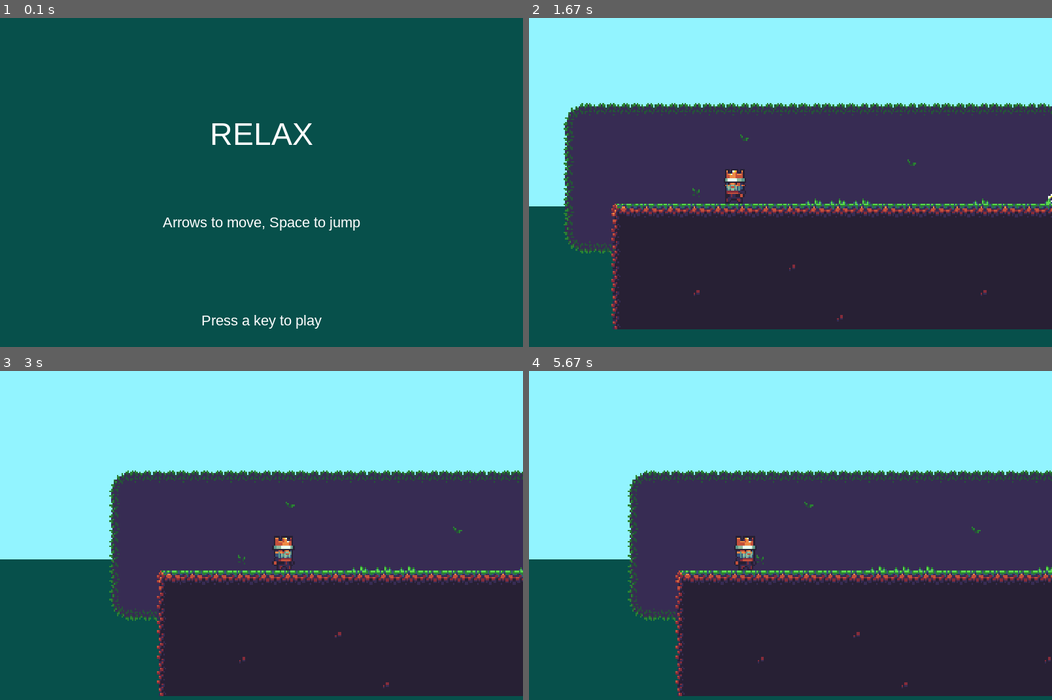
Above: before the commit, frames 1-4 (two rows, left to right).
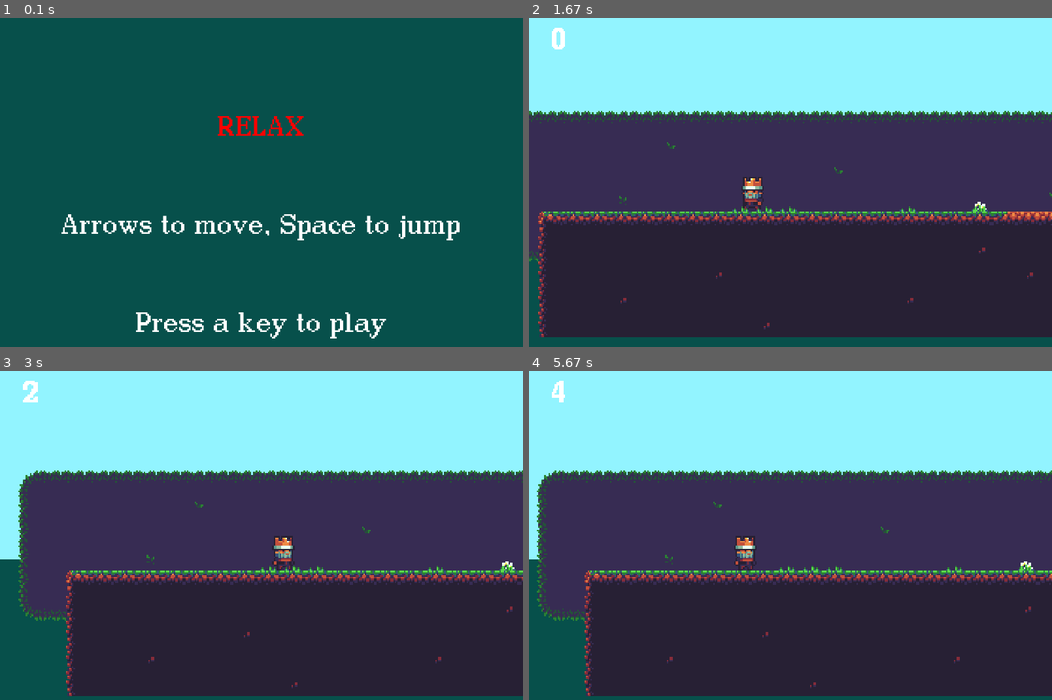
Above: after the commit, the same moments.

Repository: paprico-scar/pygameproject
Game: pygame game, started from lvl_1.py
Two runs of this game, one before a commit and one after it. Both use one fixed random seed, a clock stepped at 60 frames per second and the inputs below.
Inputs:
- Up to frame 1 (0.1 s): no input
- Up to frame 2 (1.67 s): hold Right 0.33-0.8 s; hold Right 0.83-1.3 s; hold Left from 1.33 s (still down)
- Up to frame 3 (3 s): release Left at 1.87 s; hold Left 1.9-2.3 s; hold Right 2.33-2.97 s
- Up to frame 4 (5.67 s): hold Left 3-3.47 s; hold Right 3.5-3.97 s; hold Right 4-4.47 s; hold Left 4.5-5.03 s; hold Left 5.07-5.47 s; hold Right from 5.5 s (still down)

The runs differ from the first frame. In frame 1, 3.5% of the frame differs, in the area x 11-88%, y 29-98%; in frame 2, 19%, in the area x 0-100%, y 2-98%; in frame 3, 17%; in frame 4, 17%.

Commit message:
Счет и все возомжные варианты смерти + эран конца игры + шрифты для игры

Diff:
--- /dev/null
+++ b/data/font/COPYRIGHT.txt
@@ -0,0 +1 @@
+HeavenCastro
--- a/lvl_1.py
+++ b/lvl_1.py
@@ -14,6 +14,8 @@
 player_y_momentum = 0
 air_timer = 0
 true_scroll = [0, 0]
+# font
+font = pygame.font.Font('data/font/Dico.ttf', 20)
 
 
 def load_map(path):
@@ -66,7 +68,8 @@
 game_map_bg = load_map('lvl_1_bg')
 
 # player
-player_rect = pygame.Rect(100, 100, 17, 22)
+sprite = pygame.sprite.Sprite()
+player_rect = pygame.Rect(150, 20, 17, 22)
 
 # environment
 # grass
@@ -121,7 +124,7 @@
 topleft_bg = pygame.image.load('data/tailes/background/topleft_bg.png')
 topright_bg = pygame.image.load('data/tailes/background/topright_bg.png')
 bottomright_bg = pygame.image.load('data/tailes/background/bottomright_bg.png')
-bottomleft_bg =  pygame.image.load('data/tailes/background/bottomleft_bg.png')
+bottomleft_bg = pygame.image.load('data/tailes/background/bottomleft_bg.png')
 bg.set_colorkey(WHITE)
 top_bg_grass.set_colorkey(WHITE)
 topright_bg_grass.set_colorkey(WHITE)
@@ -137,7 +140,9 @@
 topright_bg.set_colorkey(WHITE)
 bottomright_bg.set_colorkey(WHITE)
 bottomleft_bg.set_colorkey(WHITE)
-
+# spike
+spike = pygame.image.load('data/tailes/spike.png')
+spike.set_colorkey(WHITE)
 
 TILE_SIZE = top_grass.get_width()
 running = True
@@ -146,16 +151,19 @@
 
 def collision_test(rect, tiles):
     hit_list = []
-    for tile in tiles:
-        if rect.colliderect(tile):
-            hit_list.append(tile)
-    return hit_list
+    test = True
+    for i, tile in tiles.items():
+        if rect.colliderect(tile[0]):
+            hit_list.append(tile[0])
+            if rect.colliderect(tile[0]) and tile[1] == 'M':
+                test = False
+    return hit_list, test
 
 
 def move(rect, movement, tiles):
     collision_types = {'top': False, 'bottom': False, 'right': False, 'left': False}
     rect.x += movement[0]
-    hit_list = collision_test(rect, tiles)
+    hit_list, test = collision_test(rect, tiles)
     for tile in hit_list:
         if movement[0] > 0:
             rect.right = tile.left
@@ -164,7 +172,7 @@
             rect.left = tile.right
             collision_types['left'] = True
     rect.y += movement[1]
-    hit_list = collision_test(rect, tiles)
+    hit_list, test = collision_test(rect, tiles)
     for tile in hit_list:
         if movement[1] > 0:
             rect.bottom = tile.top
@@ -172,12 +180,10 @@
         elif movement[1] < 0:
             rect.top = tile.bottom
             collision_types['top'] = True
-    return rect, collision_types
-
-
-def draw_text(text, size, color, x, y, screen):
-    font_name = 'arial'
-    font = pygame.font.SysFont(font_name, size)
+    return rect, collision_types, test
+
+
+def draw_text(text, color, x, y, screen, font):
     text_surface = font.render(text, True, color)
     text_rect = text_surface.get_rect()
     text_rect.midtop = (x, y)
@@ -186,10 +192,11 @@
 
 def show_start_screen(sc):
     # game splash/start screen
+    font = pygame.font.Font('data/font/Dico.ttf', 40)
     sc.fill(BGCOLOR)
-    draw_text(WINDOW_TITLE, 48, WHITE, WIDTH / 2, HEIGHT / 4, sc)
-    draw_text("Arrows to move, Space to jump", 22, WHITE, WIDTH / 2, HEIGHT / 2, sc)
-    draw_text("Press a key to play", 22, WHITE, WIDTH / 2, HEIGHT * 3 / 4, sc)
+    draw_text(WINDOW_TITLE, RED, WIDTH / 2, HEIGHT / 4, sc, font)
+    draw_text("Arrows to move, Space to jump", WHITE, WIDTH / 2, HEIGHT / 2, sc, font)
+    draw_text("Press a key to play", WHITE, WIDTH / 2, HEIGHT * 3 / 4, sc, font)
     pygame.display.flip()
     wait_for_key()
 
@@ -197,36 +204,47 @@
 # Надо реализоваить эту функцию
 def show_go_screen(sc):
     # game over/continue
+    font = pygame.font.Font('data/font/Dico.ttf', 40)
     global running
-    if not running:
+    if running:
         return
     sc.fill(BGCOLOR)
-    draw_text("GAME OVER", 48, WHITE, WIDTH / 2, HEIGHT / 4, sc)
-    draw_text("Score: ", 22, WHITE, WIDTH / 2, HEIGHT / 2, sc)
-    draw_text("Press a key to play again", 22, WHITE, WIDTH / 2, HEIGHT * 3 / 4, sc)
+    draw_text("GAME OVER", WHITE, WIDTH / 2, HEIGHT / 4, sc, font)
+    draw_text("Score: ", WHITE, WIDTH / 2, HEIGHT / 2, sc, font)
+    draw_text("Press a key to play again", WHITE, WIDTH / 2, HEIGHT * 3 / 4, sc, font)
     pygame.display.flip()
     wait_for_key()
 
 
 def wait_for_key():
     waiting = True
-    global clock
-    global running
+    global clock, running, playing, moving_right, moving_left, player_rect, another_air_timer, score_timer
     while waiting:
         clock.tick(FPS)
         for event in pygame.event.get():
             if event.type == pygame.QUIT:
                 waiting = False
+                playing = False
                 running = False
             if event.type == pygame.KEYUP:
                 waiting = False
-
+                running = True
+                player_rect.x = 150
+                player_rect.y = 20
+                moving_right = False
+                moving_left = False
+                another_air_timer = 0
+                score_timer = 0
+
+
+score_timer = 0
+another_air_timer = 0
 
 show_start_screen(screen)
 while playing:  # game loop
     while running:
+        score_timer += 1
         display.fill((146, 244, 255))
-
         true_scroll[0] += (player_rect.x - true_scroll[0] - 152) / 30
         true_scroll[1] += (player_rect.y - true_scroll[1] - 106) / 30
         scroll = true_scroll.copy()
@@ -271,7 +289,7 @@
                 x += 1
             y += 1
 
-        tile_rect = []
+        tile_rect = {}
         y = 0
         for row in game_map:
             x = 0
@@ -300,8 +318,11 @@
                     display.blit(right_dirt, (x * TILE_SIZE - scroll[0], y * TILE_SIZE - scroll[1]))
                 if tile == '<':
                     display.blit(left_dirt, (x * TILE_SIZE - scroll[0], y * TILE_SIZE - scroll[1]))
-                if tile in ['1', '2', '3', '4', '5', '6', '7', '8', '9', '^', '>', '<']:
-                    tile_rect.append(pygame.Rect(x * TILE_SIZE, y * TILE_SIZE, TILE_SIZE, TILE_SIZE))
+                if tile == 'M':
+                    display.blit(spike, (x * TILE_SIZE - scroll[0], y * TILE_SIZE - scroll[1]))
+                if tile in ['1', '2', '3', '4', '5', '6', '7', '8', '9', '^', '>', '<', 'M']:
+                    tile_rect[str(pygame.Rect(x * TILE_SIZE, y * TILE_SIZE, TILE_SIZE, TILE_SIZE))] = pygame.Rect(
+                        x * TILE_SIZE, y * TILE_SIZE, TILE_SIZE, TILE_SIZE), tile
                 x += 1
             y += 1
 
@@ -323,7 +344,15 @@
         if player_movement[0] < 0:
             player_action, player_frame = change_action(player_action, player_frame, 'run')
             player_flip = True
-        player_rect, collisions = move(player_rect, player_movement, tile_rect)
+        player_rect, collisions, running = move(player_rect, player_movement, tile_rect)
+
+        if not collisions['bottom'] and not collisions['top'] and not collisions['left'] and not collisions['right']:
+            another_air_timer += 1
+        else:
+            another_air_timer = 0
+
+        if another_air_timer / 60 >= 5:
+            running = False
 
         if collisions['bottom']:
             player_y_momentum = 0
@@ -355,6 +384,7 @@
                     display.blit(orange_flower_2, (x * TILE_SIZE - scroll[0], y * TILE_SIZE - scroll[1]))
                 x += 1
             y += 1
+            draw_text(str(score_timer // 60), WHITE, 20, 5, display, font)
 
         for event in pygame.event.get():  # event loop
             if event.type == QUIT:  # check for window quit
@@ -377,4 +407,5 @@
         screen.blit(surf, (0, 0))
         pygame.display.update()  # update display
         clock.tick(60)  # maintain 60 fps
+    show_go_screen(screen)
 pygame.quit()
--- a/lvl_1.txt
+++ b/lvl_1.txt
@@ -3,11 +3,11 @@
 00000000000000000000000000000000000000000000000000000000000000000000000000000000000000000000000000000000000000000000000000000000000000000000
 00000000000000000000000000000000000000000000000000000000000000000000000000000000000000000000000000000000000000000000000000000000000000000000
 0000000000www0000w00f00000000000000000000000000000000000000000000000000000000000000000000000000000000000000000000000000000000000000000000000
-00411111111111111111126666666811111111111111111111111111111111111111111111111111111111111111111111111111111111111111111111111111111111111111
-00<99999999999999999^99999999>00000000000000000000000000000000000000000000000000000000000000000000000000000000000000000000000000000000000000
-00<999999^999999999999^999999>00000000000000000000000000000000000000000000000000000000000000000000000000000000000000000000000000000000000000
-00<99^99999999999^99999999999>00000000000000000000000000000000000000000000000000000000000000000000000000000000000000000000000000000000000000
-00<99999999^99999999999999999>00000000000000000000000000000000000000000000000000000000000000000000000000000000000000000000000000000000000000
+00411111111111111111126666666800000000000000000000000000000000000000000000000000000000000000000000000000000000000000000000000000000000000000
+00<99999999999999999^99999999>0M0M0M00M00M0<000000000000000000000000000000000000000000000000000000000000000000000000000000000000000000000000
+00<999999^999999999999^999999966666666666666000000000000000000000000000000000000000000000000000000000000000000000000000000000000000000000000
+00<99^99999999999^99999999999999999999999999000000000000000000000000000000000000000000000000000000000000000000000000000000000000000000000000
+00<99999999^99999999999999999999999999999999000000000000000000000000000000000000000000000000000000000000000000000000000000000000000000000000
 00000000000000000000000000000000000000000000000000000000000000000000000000000000000000000000000000000000000000000000000000000000000000000000
 00000000000000000000000000000000000000000000000000000000000000000000000000000000000000000000000000000000000000000000000000000000000000000000
 00000000000000000000000000000000000000000000000000000000000000000000000000000000000000000000000000000000000000000000000000000000000000000000
--- a/settings.py
+++ b/settings.py
@@ -7,3 +7,4 @@
 # Настроки цветов
 BGCOLOR = (7, 80, 75)
 WHITE = (255, 255, 255)
+RED = (255, 0, 0)
Binary file added: data/font/Dico.ttf
Binary file added: data/font/Elfboyclassic.ttf
Renamed: data/tailes/spike B.png -> data/tailes/spike.png
Not shown, added: data/font/ElfBoyClassic.zip
Not shown, added: data/font/dico.zip
